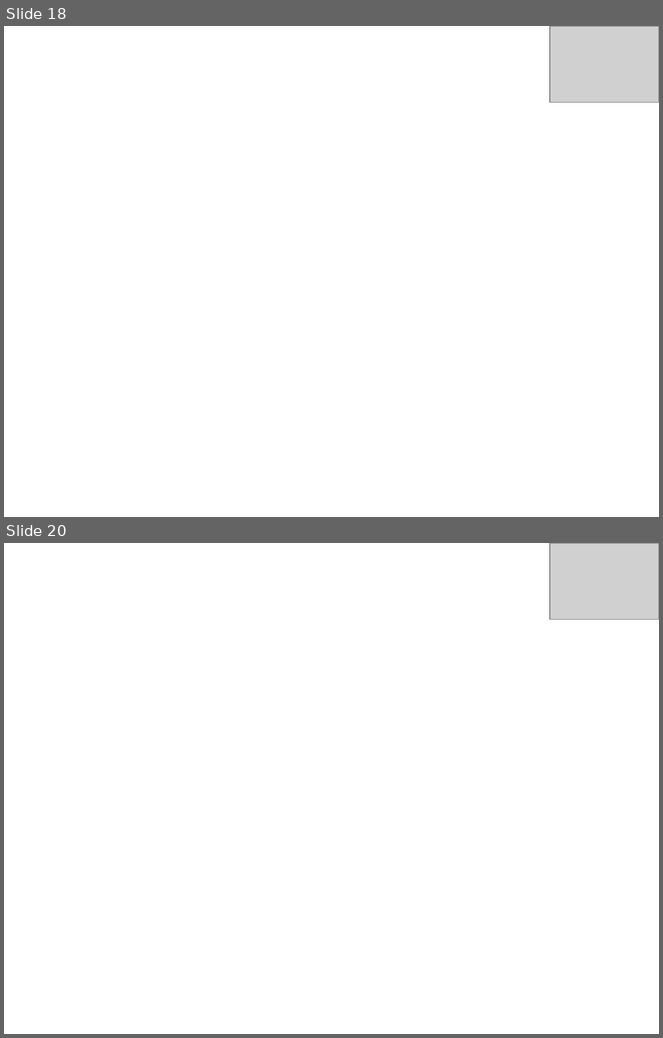
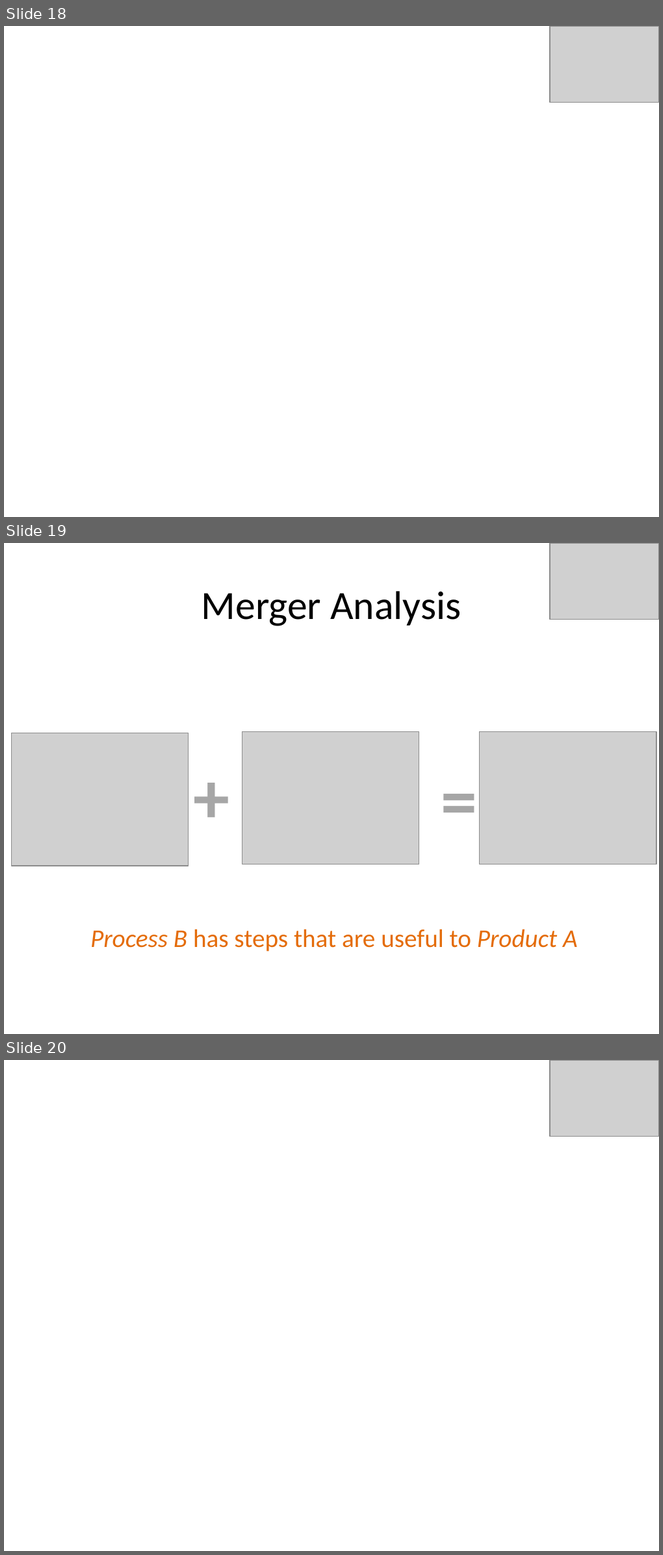
Before and after one commit to PowerPointLabs/PowerPointLabs, a slide deck: doc/Agenda Lab Example - Visual Agenda.pptx. Shown one above the other, each under a label of ours: slides 18 and 20 before the commit, slides 18, 19 and 20 after it; the slides between them are not shown. The pictures are 663x1038 and 663x1555 pixels, drawn with LibreOffice and Linux fonts; fonts in the diff are those of the drawing; grey boxes stand for pictures; background and template pictures are left out. Boxes give left, top, right and bottom in pixels: in the first picture for what was removed or moved away, otherwise in the second. Text is boxed around its words. In the diff, an @@ line names an element or a change of style, - is before the commit and + after.

```diff
--- a/doc/Agenda Lab Example - Visual Agenda.pptx
+++ b/doc/Agenda Lab Example - Visual Agenda.pptx
@@ slide 19 added at [4, 543, 659, 1034], background #FFFFFF @@
@@ picture added at [550, 543, 659, 620] @@
@@ text added at [202, 591, 461, 626], 44 pt, text #000000 @@
+Merger Analysis
@@ picture added at [12, 733, 189, 866] @@
@@ picture added at [243, 731, 419, 864] @@
@@ picture added at [480, 731, 657, 864] @@
@@ text added at [187, 747, 253, 843], 80 pt, text #A6A6A6, bold @@
++
@@ text added at [434, 751, 500, 846], 80 pt, text #A6A6A6, bold @@
+=
@@ text added at [90, 929, 578, 952], 28 pt, text #E46C0A @@
+Process B has steps that are useful to Product A
```
Also in this commit, not shown: 6 slides changed, 5 other slides added, 6 slides removed, 2 other files.
